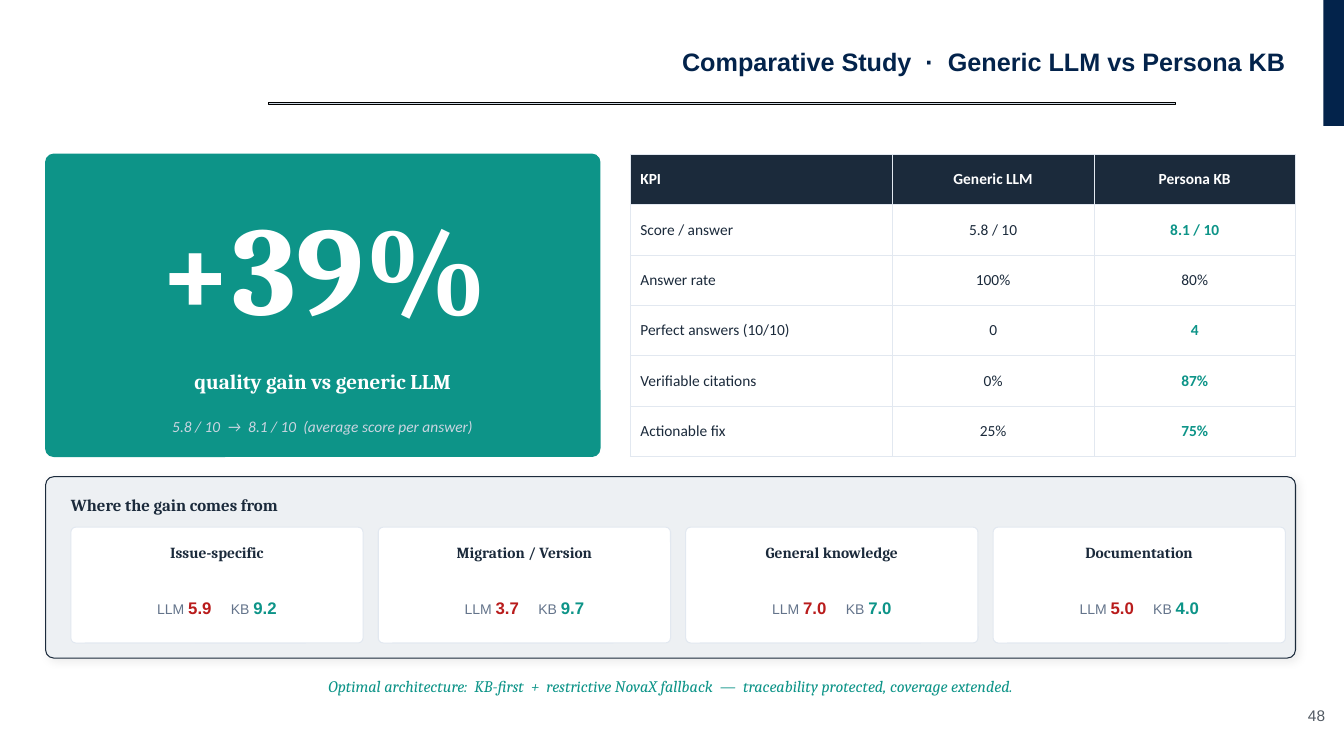
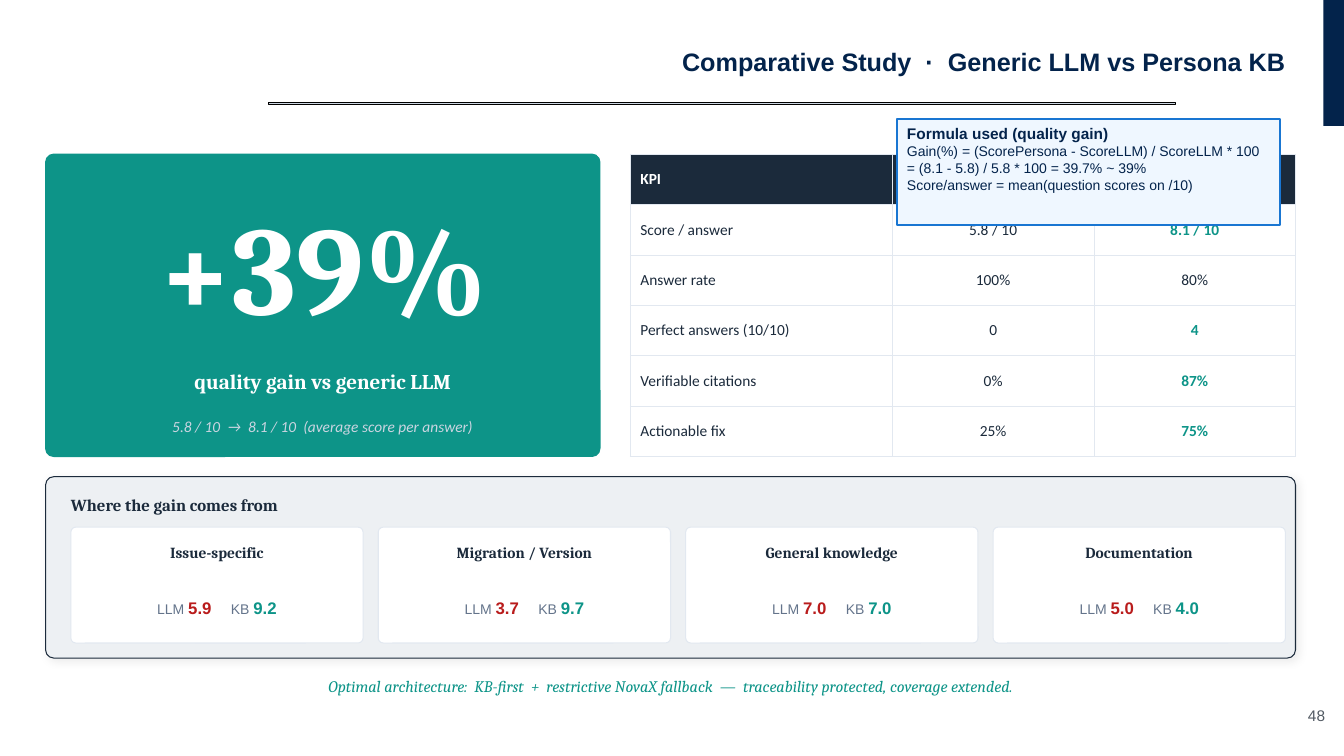
Before and after one commit to ALABSTM/stm32cube-gh-kb-pipeline, a slide deck: slide 48 of docs/STM32Cube_worshopF1.pptx. Drawn at 1344x756 pixels with LibreOffice and Linux fonts; fonts in the diff are those of the drawing; background and template pictures are left out. Boxes give left, top, right and bottom in pixels: in the first picture for what was removed or moved away, otherwise in the second. Text is boxed around its words. In the diff, an @@ line names an element or a change of style, - is before the commit and + after.

```diff
--- a/docs/STM32Cube_worshopF1.pptx
+++ b/docs/STM32Cube_worshopF1.pptx
@@ rectangle added at box(897, 119, 1280, 225), fill #EFF7FF, outline #1976D2 1.5 pt, 10 pt, text #03234B @@
+Formula used (quality gain)
+Gain(%) = (ScorePersona - ScoreLLM) / ScoreLLM * 100
+= (8.1 - 5.8) / 5.8 * 100 = 39.7% ~ 39%
+Score/answer = mean(question scores on /10)
```
Also in this commit, not shown: 1 other slide changed, 14 other files.
